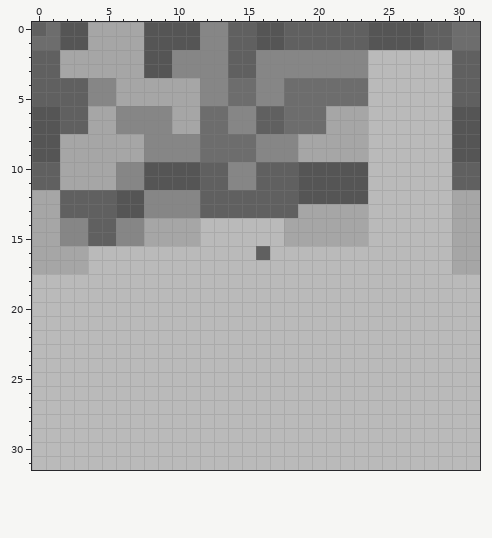
Edited in one commit: pixel-art file (colorpallete/biome/main/earth/ground/rockspeciment1.ase). This is how it looked before the edit.
32x32 pixels, 1 frame. Colours within 5 levels of each other are drawn and written as one.
The same view after the edit:
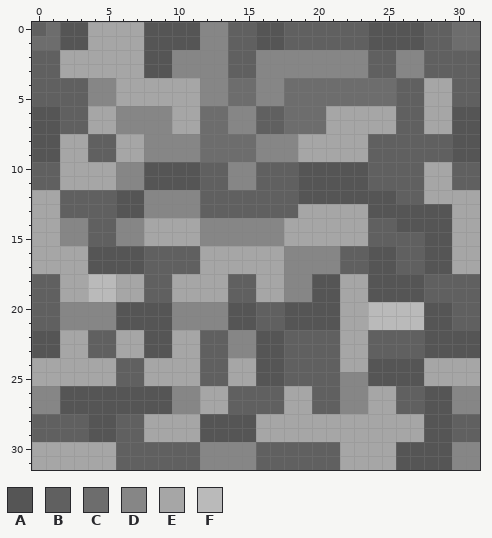
Palette (. is transparent): A #555555  B #606060  C #6d6d6d  D #868686  E #a6a6a6  F #bababa
Change:
y 2..3: x 24..29 FFFFFF -> BBDDBB
y 4..5: x 24..29 FFFFFF -> CCBBEE
y 6..7: x 24..29 FFFFFF -> EEBBEE
y 8..9: x 4..5 EE -> BB; x 24..29 FFFFFF -> BBBBBB
y 10..11: x 24..29 FFFFFF -> BBBBEE
y 12: x 24..29 FFFFFF -> AABBEE
y 13: x 24..29 FFFFFF -> AAAAAA
y 14: x 12..17 FFFFFF -> DDDDDD; x 24..29 FFFFFF -> BBAAAA
y 15: x 12..17 FFFFFF -> DDDDDD; x 24..29 FFFFFF -> BBBBAA
y 16: x 4..29 FFFFFFFFFFFFBFFFFFFFFFFFFF -> AAAABBBBEEEEEEDDDDBBAABBAA
y 17: x 4..29 FFFFFFFFFFFFFFFFFFFFFFFFFF -> AAAABBBBEEEEEEDDDDBBAABBAA
y 18..19: x 0..3 FFFF -> BBEE; x 6..31 FFFFFFFFFFFFFFFFFFFFFFFFFF -> EEBBEEEEBBEEDDAAEEAAAABBBB
y 20..21: x 0..23 FFFFFFFFFFFFFFFFFFFFFFFF -> BBDDDDAAAADDDDAABBAAAAEE; x 28..31 FFFF -> AABB
y 22..23: x 0..31 FFFFFFFFFFFFFFFFFFFFFFFFFFFFFFFF -> AAEEBBEEAAEEBBDDAABBBBEEBBBBAAAA
y 24: x 0..31 FFFFFFFFFFFFFFFFFFFFFFFFFFFFFFFF -> EEEEEEBBEEEEBBEEAABBBBEEAAAAEEEE
y 25: x 0..31 FFFFFFFFFFFFFFFFFFFFFFFFFFFFFFFF -> EEEEEEBBEEEEBBEEAABBBBDDAAAAEEEE
y 26..27: x 0..31 FFFFFFFFFFFFFFFFFFFFFFFFFFFFFFFF -> DDAAAAAAAADDEEBBBBEEBBDDEEBBAADD
y 28..29: x 0..31 FFFFFFFFFFFFFFFFFFFFFFFFFFFFFFFF -> BBBBAABBEEEEAAAAEEEEEEEEEEEEAABB
y 30..31: x 0..31 FFFFFFFFFFFFFFFFFFFFFFFFFFFFFFFF -> EEEEEEBBBBBBDDDDBBBBBBEEEEAAAADD
Changed places in both pictures, as pixel boxes (x1, y1, x2, y2):
changed: (32, 50, 480, 470)
